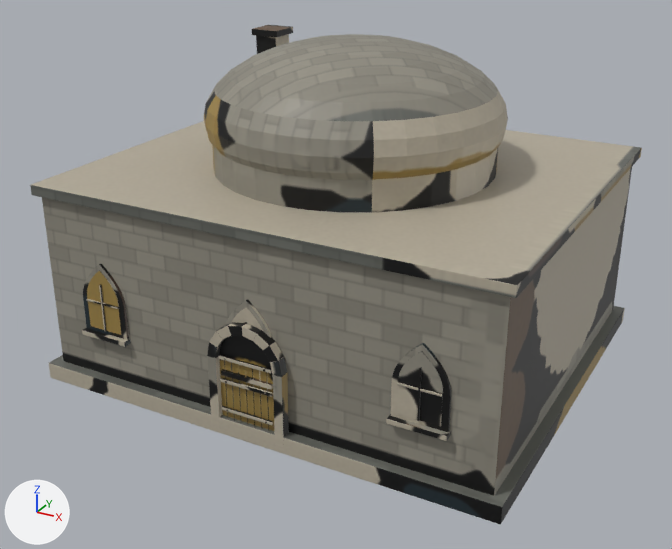
The FBX model Assets/Models/Kingdom/City/Models/Bathhouse.fbx as it was, and as the next commit left it.
Before and after are seen from a 50 mm lens placed at (11.88, -22.71, 13.71), pointed at (-0.07, -0.98, 2.85). Arrows for +X, +Y and +Z are at lower left; the lights stay in place. The first picture is the older version. Where no turn or scale is listed for an object, it has been applied to the vertices. Vertices at exactly the same position are counted once.

Objects in the first picture: 'Bathhouse.001'.
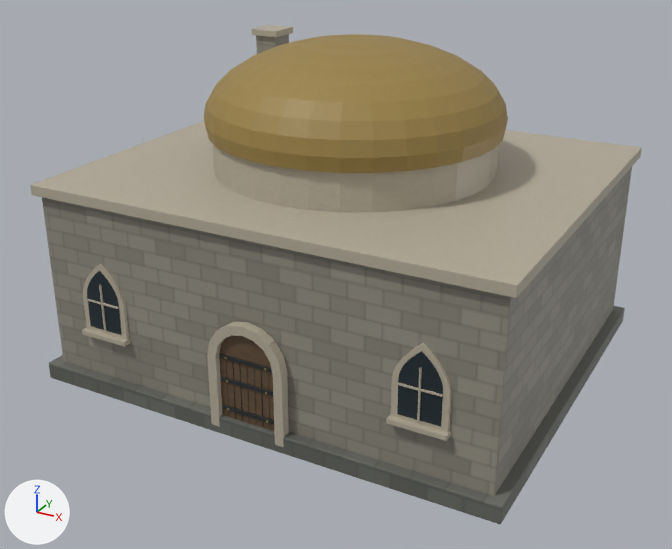
Pixel boxes [x1, y1, x2, y2] of what changed, in the pictures (672 x 549 px; the box of a moved part takes in the faces that stretch with it):
part 1 of me_cube_001, moved or reshaped: before [224, 360, 228, 418]; after [225, 359, 229, 416]
part 2 of me_cube_001, moved or reshaped: before [231, 362, 235, 420]; after [232, 361, 236, 419]
part 3 of me_cube_001, moved or reshaped: before [238, 364, 242, 422]; after [239, 363, 243, 421]
part 4 of me_cube_001, moved or reshaped (mostly hidden): before [245, 366, 248, 422]; after [246, 365, 250, 424]
part 5 of me_cube_001, moved or reshaped: before [252, 368, 255, 427]; after [253, 367, 257, 426]
part 6 of me_cube_001, moved or reshaped: before [259, 370, 262, 429]; after [261, 371, 264, 428]
part 7 of me_cube_001, moved or reshaped: before [266, 372, 269, 431]; after [268, 372, 271, 430]
part 8 of me_cube_001, deleted: before [225, 300, 272, 338]
part 9 of me_cube_001, deleted: before [231, 307, 263, 331]
part 10 of me_cube_001, deleted: before [221, 369, 273, 390]
part 11 of me_cube_001, moved or reshaped: before [219, 355, 273, 426]; after [220, 354, 274, 424]
part 12 of me_cube_001, cut back: before [205, 126, 506, 180]; after [205, 126, 506, 173]
part 13 of me_cube_001, surface changed: [30, 25, 642, 524] in both

Patch to the scene script:
```diff
--- a/Assets/Models/Kingdom/City/Models/Bathhouse.fbx.py
+++ b/Assets/Models/Kingdom/City/Models/Bathhouse.fbx.py
@@ me_cube_001 @@
 # used by ob_bathhouse_001; location = (0.0, 0.0, 0.0)
-me_cube_001.from_pydata(...)  # 3502 vertices, 6828 faces; spans x -6.9..6.9, y -5.91..5.9, z 0.0..9.45
+me_cube_001.from_pydata(...)  # 2865 vertices, 5574 faces; spans x -6.9..6.9, y -5.91..5.9, z 0.0..9.45
+# me_cube_001 part 1: the loose piece of 8 vertices spanning x -0.65..-0.63, y -5.83..-5.82, z 0.2..2.25 is moved by (0.0, 0.06, 0.0)
+# me_cube_001 part 2: the loose piece of 8 vertices spanning x -0.43..-0.42, y -5.83..-5.82, z 0.2..2.25 is moved by (0.0, 0.06, 0.0)
+# me_cube_001 part 3: the loose piece of 8 vertices spanning x -0.22..-0.2, y -5.83..-5.82, z 0.2..2.25 is moved by (0.0, 0.06, 0.0)
+# me_cube_001 part 4: the loose piece of 8 vertices spanning x -0.01..0.01, y -5.83..-5.82, z 0.2..2.25 is moved by (0.0, 0.06, 0.0)
+# me_cube_001 part 5: the loose piece of 8 vertices spanning x 0.2..0.22, y -5.83..-5.82, z 0.2..2.25 is moved by (0.0, 0.06, 0.0)
+# me_cube_001 part 6: the loose piece of 8 vertices spanning x 0.42..0.43, y -5.83..-5.82, z 0.2..2.25 is moved by (0.0, 0.06, 0.0)
+# me_cube_001 part 7: the loose piece of 8 vertices spanning x 0.63..0.65, y -5.83..-5.82, z 0.2..2.25 is moved by (0.0, 0.06, 0.0)
+# me_cube_001 part 8: the loose piece of 138 vertices spanning x -0.73..0.73, y -5.68..-5.53, z 1.82..3.97 is deleted
+# me_cube_001 part 9: the loose piece of 138 vertices spanning x -0.55..0.55, y -5.7..-5.67, z 2.0..3.8 is deleted
+# me_cube_001 part 10: the loose piece of 56 vertices spanning x -0.76..0.76, y -5.84..-5.54, z 1.75..1.89 is deleted
+# me_cube_001 part 11: 108 vertices moved from x -0.78..0.78, y -5.87..-5.82, z 0.73..2.34 to x -0.78..0.78, y -5.81..-5.76, z 0.73..2.34; 48 vertices removed from x -0.78..0.78, y -5.87..-5.83, z 0.73..2.34; 48 vertices added at x -0.78..0.78, y -5.81..-5.76, z 0.73..2.34
+# me_cube_001 part 12: 2 vertices moved from x -0.8..3.43, y -4.04..-2.29, z 6.94 to x -0.8..3.43, y -4.04..-2.29, z 6.95; 223 vertices removed from x -4.12..4.12, y -4.12..4.12, z 5.25..6.94; 30 vertices added at x -4.12..4.12, y -4.12..4.12, z 6.95
+# me_cube_001 part 13: 4486 kept faces spanning x -6.9..6.9, y -5.91..5.9, z 0.01..9.45 get new texture (UV) coordinates
+# other edits to the shape of me_cube_001 do not show in these pictures
 me_cube_001.materials.append(mat_bathhouse_baked)
```
